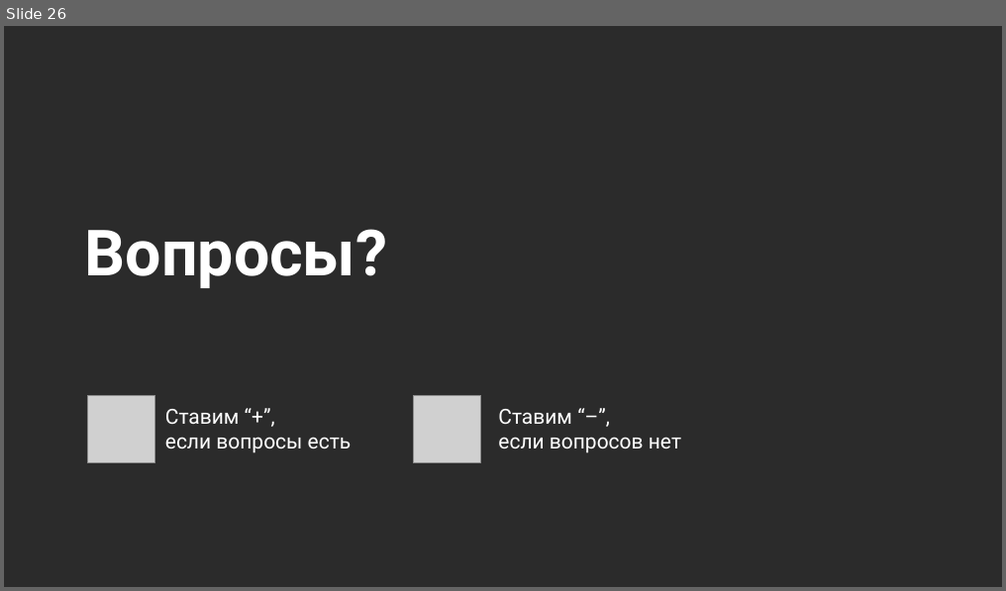
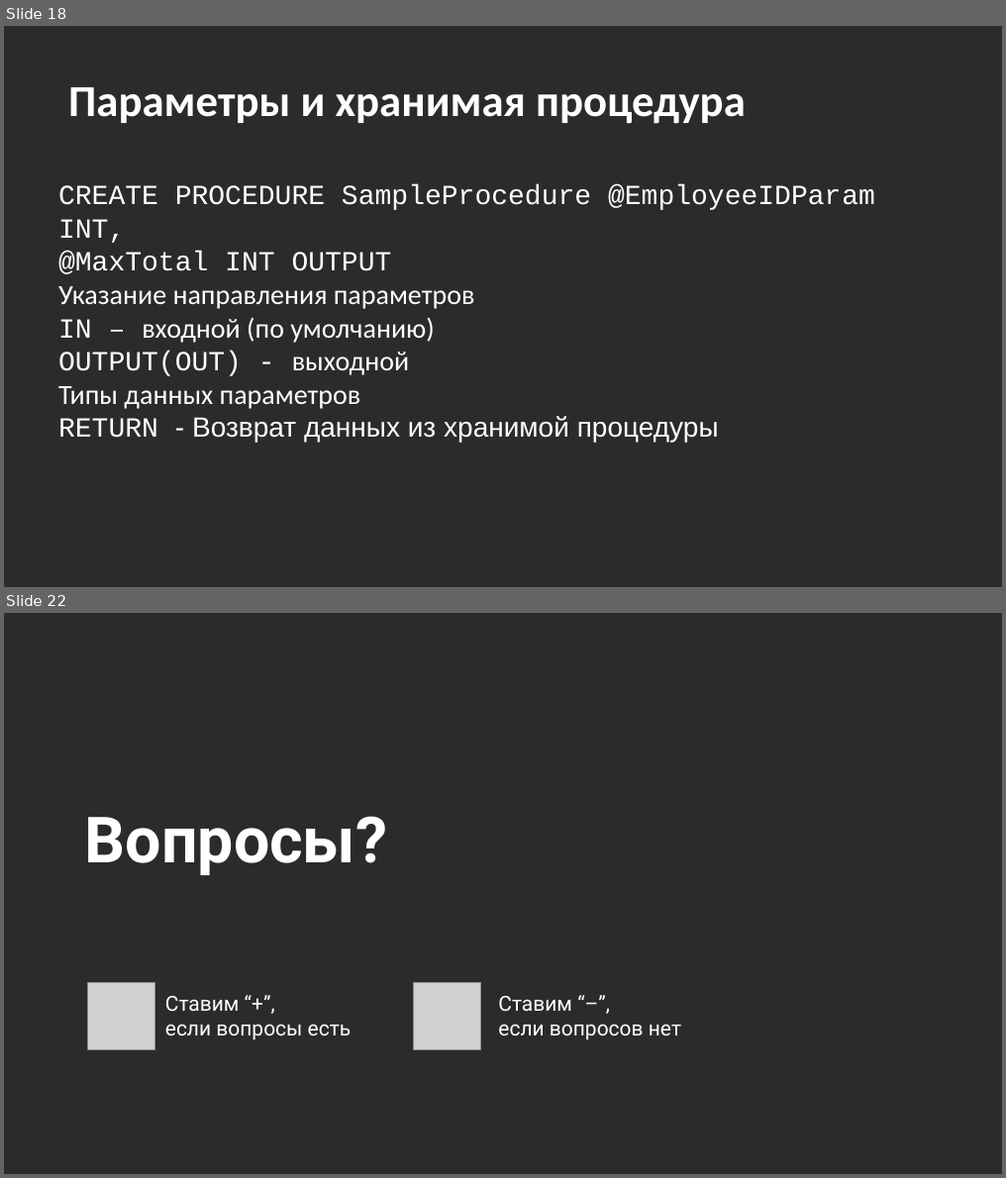
Before and after one commit to MarinaPaley/OTUS, a slide deck: Программирование.pptx. Shown one above the other, each under a label of ours: slide 26 before the commit, slides 18 and 22 after it; the slides between them are not shown. The pictures are 1006x591 and 1006x1178 pixels, drawn with LibreOffice and Linux fonts; fonts in the diff are those of the drawing; grey boxes stand for pictures; background and template pictures are left out; a plain dark background stands for a picture behind light text. Boxes give left, top, right and bottom in pixels: in the first picture for what was removed or moved away, otherwise in the second. Text is boxed around its words. In the diff, an @@ line names an element or a change of style, - is before the commit and + after.

```diff
--- a/Программирование.pptx
+++ b/Программирование.pptx
@@ slide 18 added at box(4, 26, 1002, 587), background picture (left out) @@
@@ title added at box(68, 87, 746, 124), 32 pt, text #FFFFFF, bold @@
+Параметры и хранимая процедура
@@ text added at box(58, 184, 875, 442), 20 pt, text #FFFFFF @@
+CREATE PROCEDURE SampleProcedure @EmployeeIDParam INT,
+@MaxTotal INT OUTPUT
+Указание направления параметров
+IN – входной (по умолчанию)
+OUTPUT(OUT) - выходной
+Типы данных параметров
+RETURN - Возврат данных из хранимой процедуры
@@ what was slide 26 is now slide 22 @@
```
Also in this commit, not shown: 2 slides changed, 16 other slides added, 21 slides removed.
